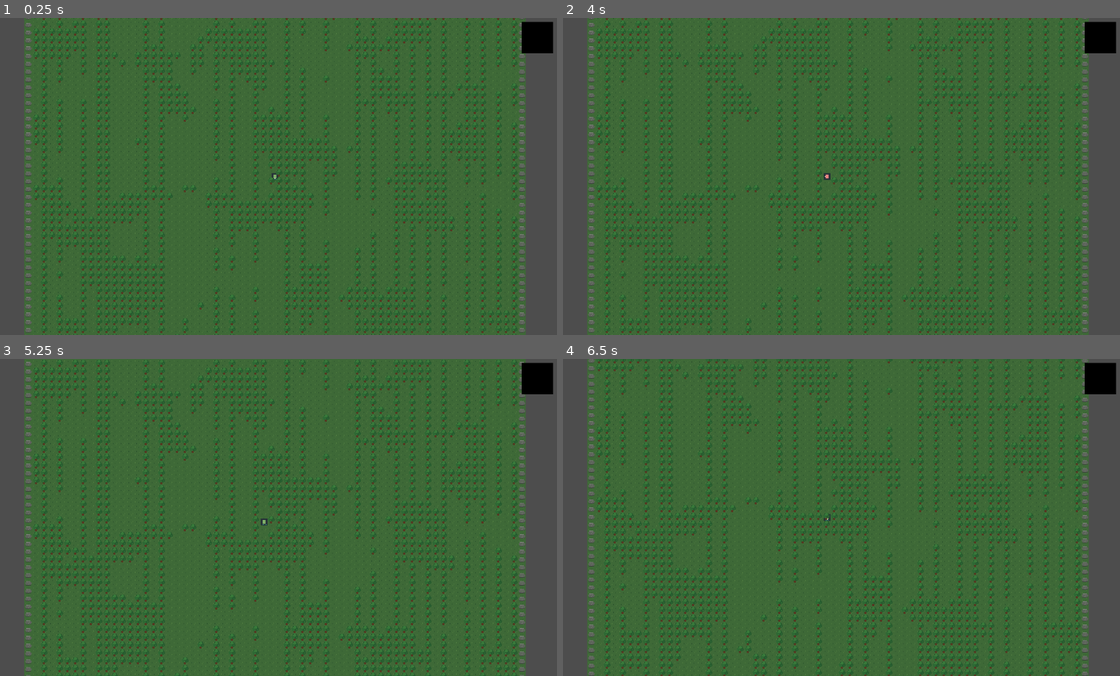
Above: before the commit, frames 1-4 (two rows, left to right).
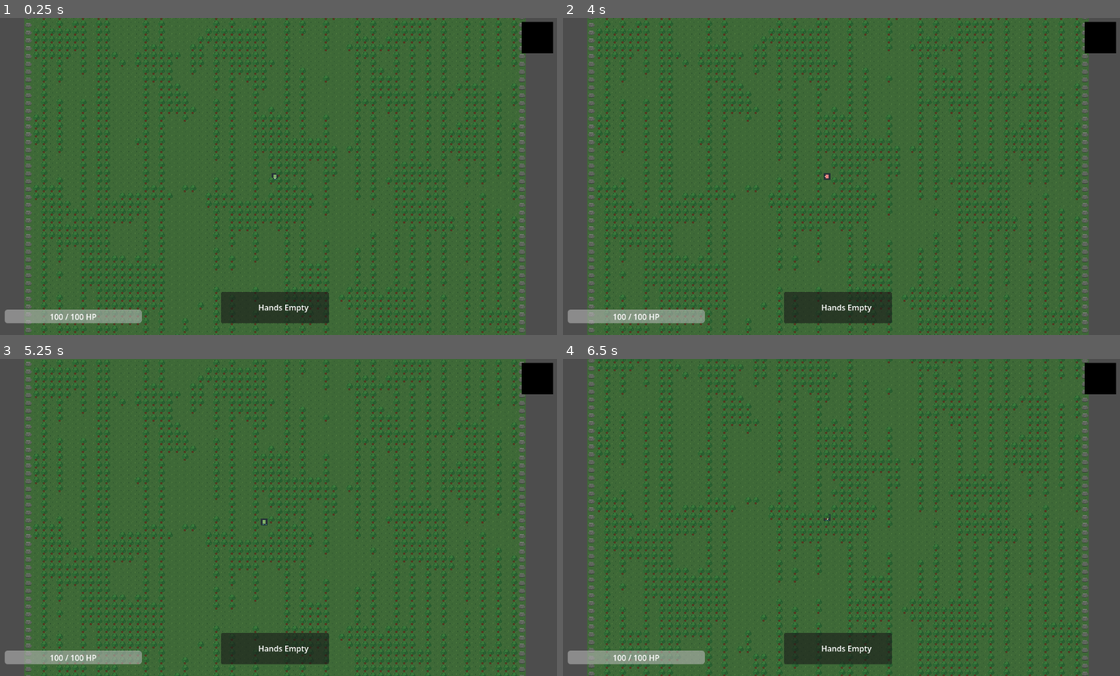
Above: after the commit, the same moments.

Repository: Maddiplomat/Project-alchemy
Game: Godot game, scene res://scenes/World.tscn
Two runs of this game, one before a commit and one after it. Both use one fixed random seed, a clock stepped at 60 frames per second and the inputs below.
Inputs (mouse positions are in pixels of both pictures, inside the frame that each line leads up to):
- Up to frame 1 (0.25 s): no input
- Up to frame 2 (4 s): tap Enter at 0.5, 2, 3.5 s; move the mouse to (964, 160) at 0.52 s; hold D (move_right) 0.53-1.25 s; hold E (interact) 0.53-1.25 s; click (964, 160) at 0.67 s; tap Space at 1.25, 2.75 s; drag from (724, 192) to (897, 195) at 1.27 s; move the mouse to (891, 106) at 2.02 s; hold D (move_right) 2.03-2.75 s; hold E (interact) 2.03-2.75 s; drag from (808, 239) to (691, 132) at 2.77 s; move the mouse to (1008, 224) at 3.52 s; hold A (move_left) from 3.53 s (still down); hold E (interact) from 3.53 s (still down)
- Up to frame 3 (5.25 s): release A (move_left) at 4.25 s; release E (interact) at 4.25 s; tap Space at 4.25 s; drag from (105, 469) to (473, 412) at 4.27 s; move the mouse to (300, 517) at 5.02 s; hold S (move_down) from 5.03 s (still down); hold E (interact) from 5.03 s (still down); click (300, 517) at 5.17 s
- Up to frame 4 (6.5 s): release S (move_down) at 5.75 s; release E (interact) at 5.75 s; drag from (752, 438) to (858, 362) at 5.77 s

The runs differ from the first frame. In frame 1, 3.0% of the frame differs, in the area x 0-60%, y 86-97%; in frame 2, 3.0%; in frame 3, 2.9%; in frame 4, 2.9%.

Commit message:
Add HUD health and held item display

Diff:
--- a/scenes/UI/HUD.tscn
+++ b/scenes/UI/HUD.tscn
@@ -1,3 +1,80 @@
-[gd_scene format=3]
+[gd_scene load_steps=2 format=3]
 
-[node name="HUD" type="Control"]
+[ext_resource type="Script" path="res://scripts/HUD.gd" id="1_hud"]
+
+[node name="HUD" type="CanvasLayer"]
+layer = 10
+script = ExtResource("1_hud")
+
+[node name="MinimapPlaceholder" type="ColorRect" parent="."]
+anchors_preset = 1
+anchor_left = 1.0
+anchor_right = 1.0
+offset_left = -72.0
+offset_top = 8.0
+offset_right = -8.0
+offset_bottom = 72.0
+color = Color(0, 0, 0, 1)
+
+[node name="HealthBar" type="ProgressBar" parent="."]
+anchors_preset = 3
+anchor_top = 1.0
+anchor_bottom = 1.0
+offset_left = 24.0
+offset_top = -52.0
+offset_right = 304.0
+offset_bottom = -24.0
+show_percentage = false
+max_value = 100.0
+value = 100.0
+
+[node name="HealthLabel" type="Label" parent="HealthBar"]
+layout_mode = 1
+anchors_preset = 8
+anchor_left = 0.5
+anchor_top = 0.5
+anchor_right = 0.5
+anchor_bottom = 0.5
+offset_left = -39.0
+offset_top = -11.0
+offset_right = 39.0
+offset_bottom = 11.0
+horizontal_alignment = 1
+vertical_alignment = 1
+text = "100 / 100 HP"
+
+[node name="HeldItemContainer" type="Panel" parent="."]
+anchors_preset = 10
+anchor_left = 0.5
+anchor_top = 1.0
+anchor_right = 0.5
+anchor_bottom = 1.0
+offset_left = -110.0
+offset_top = -88.0
+offset_right = 110.0
+offset_bottom = -24.0
+
+[node name="HBoxContainer" type="HBoxContainer" parent="HeldItemContainer"]
+layout_mode = 1
+anchors_preset = 15
+anchor_right = 1.0
+anchor_bottom = 1.0
+offset_left = 12.0
+offset_top = 8.0
+offset_right = -12.0
+offset_bottom = -8.0
+alignment = 1
+theme_override_constants/separation = 12
+
+[node name="ActiveItemIcon" type="TextureRect" parent="HeldItemContainer/HBoxContainer"]
+custom_minimum_size = Vector2(40, 40)
+layout_mode = 2
+expand_mode = 1
+stretch_mode = 5
+
+[node name="ActiveItemLabel" type="Label" parent="HeldItemContainer/HBoxContainer"]
+custom_minimum_size = Vector2(120, 0)
+layout_mode = 2
+size_flags_vertical = 4
+vertical_alignment = 1
+text = "Hands Empty"
--- a/scenes/World.tscn
+++ b/scenes/World.tscn
@@ -3,6 +3,7 @@
 [ext_resource type="TileSet" uid="uid://dtioyuhcvq6ca" path="res://assets/tilesets/forest_16x16.tres" id="1_kqs1s"]
 [ext_resource type="Script" uid="uid://bfxjpw77wdrga" path="res://scripts/WorldGen.gd" id="2_nvi4h"]
 [ext_resource type="PackedScene" uid="uid://cxfen0v27oux3" path="res://scenes/Player.tscn" id="3_7g83o"]
+[ext_resource type="PackedScene" path="res://scenes/UI/HUD.tscn" id="4_hud"]
 
 [node name="World" type="Node2D" unique_id=1488050509]
 script = ExtResource("2_nvi4h")
@@ -29,15 +30,4 @@
 [node name="Player" parent="." unique_id=297416554 instance=ExtResource("3_7g83o")]
 position = Vector2(512, 512)
 
-[node name="HUD" type="CanvasLayer" parent="." unique_id=1866474338]
-layer = 10
-
-[node name="MinimapPlaceholder" type="ColorRect" parent="HUD" unique_id=1230242642]
-anchors_preset = 1
-anchor_left = 1.0
-anchor_right = 1.0
-offset_left = -72.0
-offset_top = 8.0
-offset_right = -8.0
-offset_bottom = 72.0
-color = Color(0, 0, 0, 1)
+[node name="HUD" parent="." unique_id=1866474338 instance=ExtResource("4_hud")]
--- /dev/null
+++ b/scripts/HUD.gd
@@ -0,0 +1,64 @@
+extends CanvasLayer
+
+@onready var health_bar: ProgressBar = $HealthBar
+@onready var health_label: Label = $HealthBar/HealthLabel
+@onready var held_item_icon: TextureRect = $HeldItemContainer/HBoxContainer/ActiveItemIcon
+@onready var held_item_label: Label = $HeldItemContainer/HBoxContainer/ActiveItemLabel
+
+var _placeholder_textures := {}
+
+func _ready() -> void:
+	GameManager.player_health_changed.connect(_update_health)
+	InventoryManager.inventory_changed.connect(_refresh_held_item)
+	InventoryManager.held_item_changed.connect(_on_held_item_changed)
+
+	_update_health(GameManager.player_health, GameManager.max_player_health)
+	_refresh_held_item()
+
+func _update_health(current_health: int, max_health: int) -> void:
+	health_bar.max_value = max_health
+	health_bar.value = current_health
+	health_label.text = "%d / %d HP" % [current_health, max_health]
+
+func _refresh_held_item() -> void:
+	var held_item := InventoryManager.get_held_item()
+	if held_item.is_empty():
+		held_item_icon.texture = null
+		held_item_icon.modulate = Color(1.0, 1.0, 1.0, 0.25)
+		held_item_label.text = "Hands Empty"
+		return
+
+	var item_id := str(held_item.get("id", ""))
+	var element_data := ElementDatabase.get_element(StringName(item_id))
+	held_item_icon.texture = _get_placeholder_texture(item_id)
+	held_item_icon.modulate = _get_item_color(item_id)
+	held_item_label.text = str(element_data.get("display_name", item_id))
+
+func _on_held_item_changed(_item_id: String) -> void:
+	_refresh_held_item()
+
+func _get_item_color(item_id: String) -> Color:
+	match item_id:
+		"wood":
+			return Color.BURLYWOOD
+		"stone":
+			return Color.GRAY
+		"iron":
+			return Color.SILVER
+		_:
+			return Color.WHITE
+
+func _get_placeholder_texture(item_id: String) -> Texture2D:
+	if _placeholder_textures.has(item_id):
+		return _placeholder_textures[item_id]
+
+	var gradient := Gradient.new()
+	gradient.set_color(0, Color.WHITE)
+	gradient.set_color(1, Color.WHITE)
+
+	var texture := GradientTexture2D.new()
+	texture.gradient = gradient
+	texture.width = 48
+	texture.height = 48
+	_placeholder_textures[item_id] = texture
+	return texture
--- a/scripts/InventoryManager.gd
+++ b/scripts/InventoryManager.gd
@@ -1,15 +1,18 @@
 extends Node
 
 signal inventory_changed
+signal held_item_changed(item_id: String)
 
 const DEFAULT_SLOT_COUNT := 20
 
 # Dictionary of {element_id: {quantity: int, purity: float}}
 var items: Dictionary = {}
 var slot_order: Array[String] = []
+var held_item_id := ""
 
 func _ready() -> void:
 	_ensure_slot_count(DEFAULT_SLOT_COUNT)
+	_sync_held_item()
 
 func add_element(id: String, qty: int, purity: float) -> void:
 	if items.has(id):
@@ -28,6 +31,7 @@
 		}
 		_assign_item_to_slot(id)
 
+	_sync_held_item()
 	inventory_changed.emit()
 
 func remove_element(id: String, qty: int) -> void:
@@ -37,6 +41,7 @@
 			items.erase(id)
 			_remove_item_from_slots(id)
 
+		_sync_held_item()
 		inventory_changed.emit()
 
 func get_stack(id: String) -> Dictionary:
@@ -67,6 +72,27 @@
 	var stack: Dictionary = items[item_id].duplicate(true)
 	stack["id"] = item_id
 	return stack
+
+func get_held_item_id() -> String:
+	return held_item_id
+
+func get_held_item() -> Dictionary:
+	if held_item_id == "" or not items.has(held_item_id):
+		return {}
+
+	var stack: Dictionary = items[held_item_id].duplicate(true)
+	stack["id"] = held_item_id
+	return stack
+
+func set_held_item(id: String) -> bool:
+	if id == held_item_id:
+		return true
+	if id != "" and not items.has(id):
+		return false
+
+	held_item_id = id
+	held_item_changed.emit(held_item_id)
+	return true
 
 func swap_slots(from_slot: int, to_slot: int) -> void:
 	_ensure_slot_count(DEFAULT_SLOT_COUNT)
@@ -101,3 +127,14 @@
 func _ensure_slot_count(count: int) -> void:
 	while slot_order.size() < count:
 		slot_order.append("")
+
+func _sync_held_item() -> void:
+	if held_item_id != "" and items.has(held_item_id):
+		return
+
+	for item_id in slot_order:
+		if item_id != "" and items.has(item_id):
+			set_held_item(item_id)
+			return
+
+	set_held_item("")
Not shown, added: scripts/HUD.gd.uid
